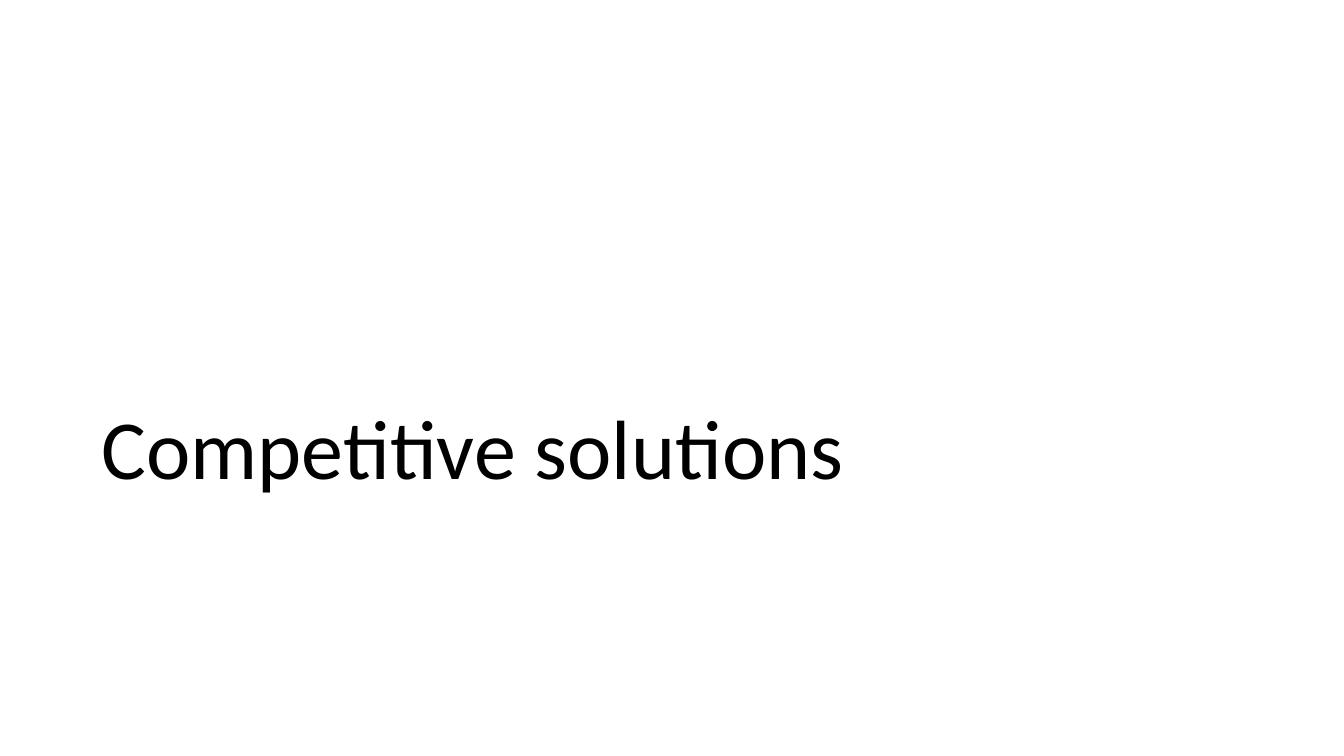
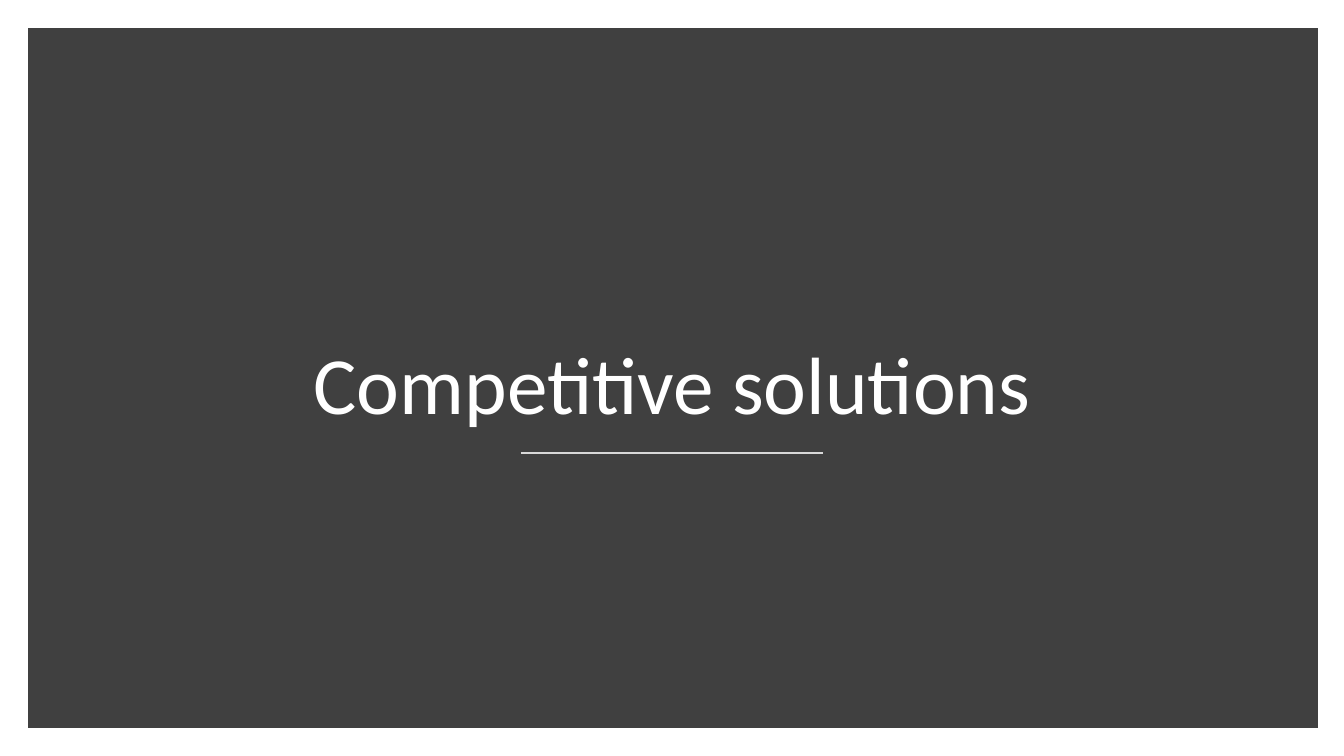
Before and after one commit to lecbyjak/intelligent-tree-select, a slide deck: slide 12 of documents/lecbyjak_bachlor_prezentation.pptx (slide 11 before the commit). Drawn at 1344x756 pixels with LibreOffice and Linux fonts; fonts in the diff are those of the drawing. Boxes give left, top, right and bottom in pixels: in the first picture for what was removed or moved away, otherwise in the second. Text is boxed around its words. In the diff, an @@ line names an element or a change of style, - is before the commit and + after.

```diff
--- a/documents/lecbyjak_bachlor_prezentation.pptx
+++ b/documents/lecbyjak_bachlor_prezentation.pptx
@@ rectangle added at (35, 35, 1312, 721), fill #404040, outline #404040 10 pt @@
@@ title "Competitive solutions": place and size @@
-title "Competitive solutions" at (102, 420, 843, 493)
+title "Competitive solutions" at (314, 357, 1030, 427)
@@ title "Competitive solutions" at (314, 357, 1030, 427): size 60 to 58 pt, text colour #000000 to #FFFFFF; alignment left to centre @@
@@ line added from (521, 453) to (824, 453), #D9D9D9 1 pt @@
```
Also in this commit, not shown: 4 other slides changed, 3 slides added, 1 other file.
